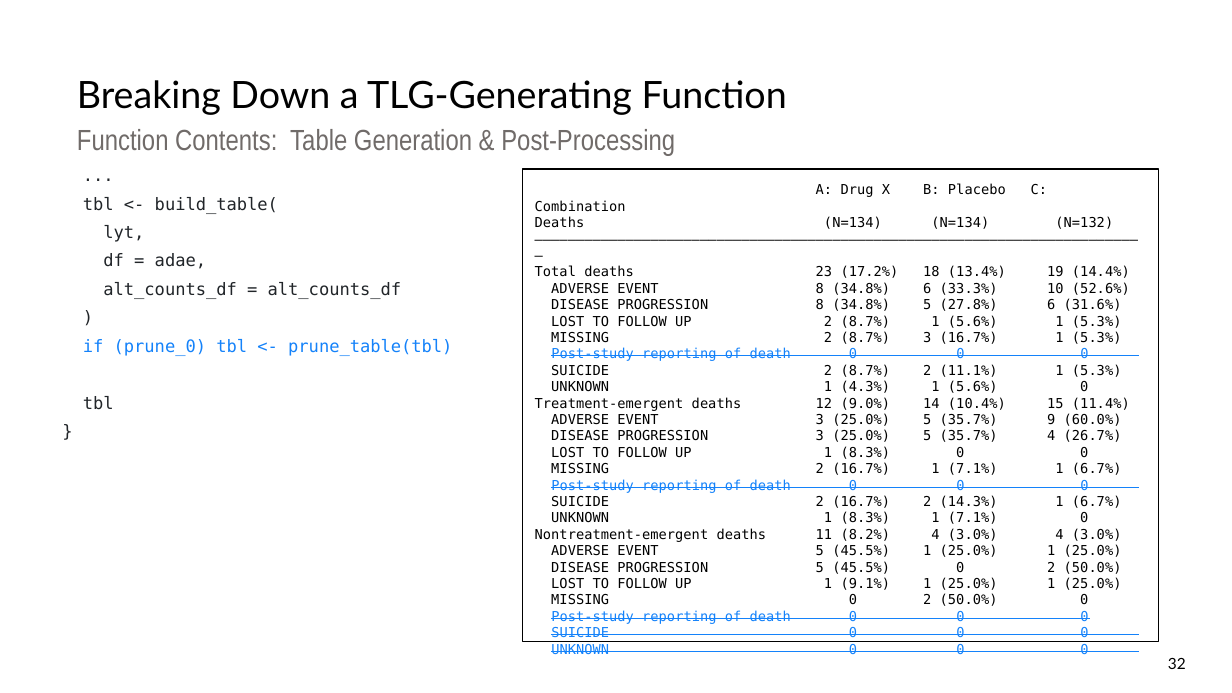
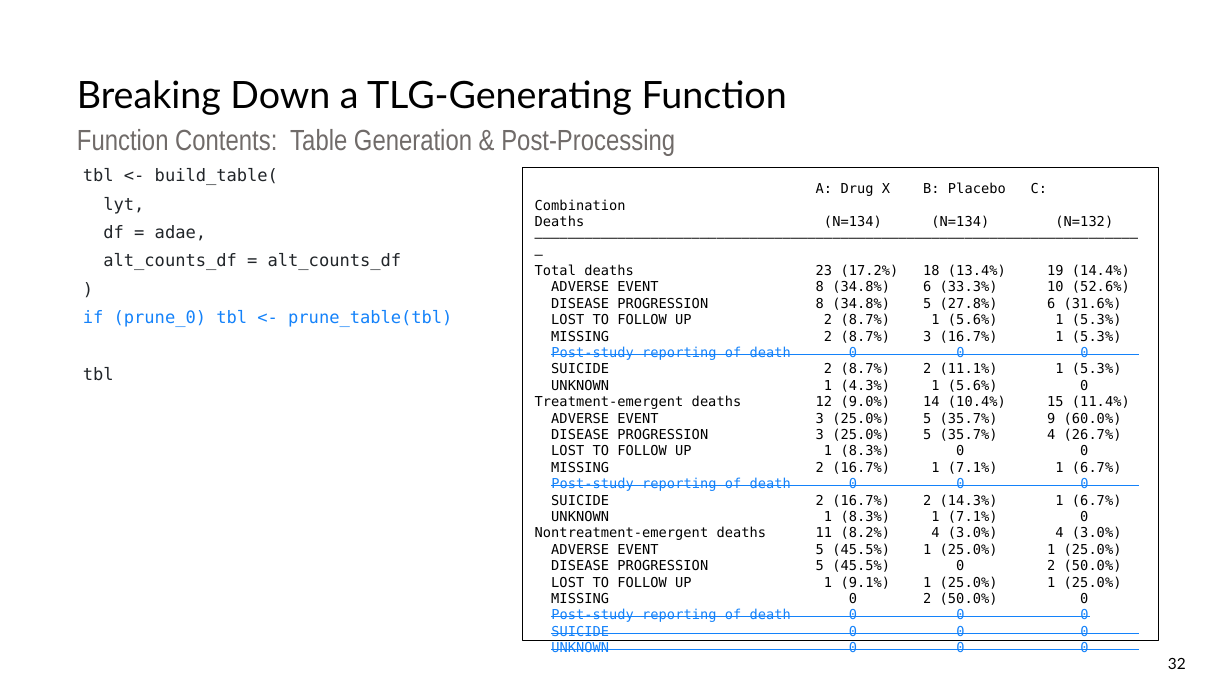
Before and after one commit to pharmaverse/cardinal, a slide deck: slide 32 of quarto/assets/resources/RinPharma_Workshop_2023.pptx. Drawn at 1232x693 pixels with LibreOffice and Linux fonts; fonts in the diff are those of the drawing. Boxes give left, top, right and bottom in pixels: in the first picture for what was removed or moved away, otherwise in the second. Text is boxed around its words. In the diff, an @@ line names an element or a change of style, - is before the commit and + after.

```diff
--- a/quarto/assets/resources/RinPharma_Workshop_2023.pptx
+++ b/quarto/assets/resources/RinPharma_Workshop_2023.pptx
@@ text at [83, 168, 452, 381]: paragraph removed @@
-...
@@ text at [83, 168, 452, 381]: paragraph removed @@
-}
```
Also in this commit, not shown: 28 other slides changed.
